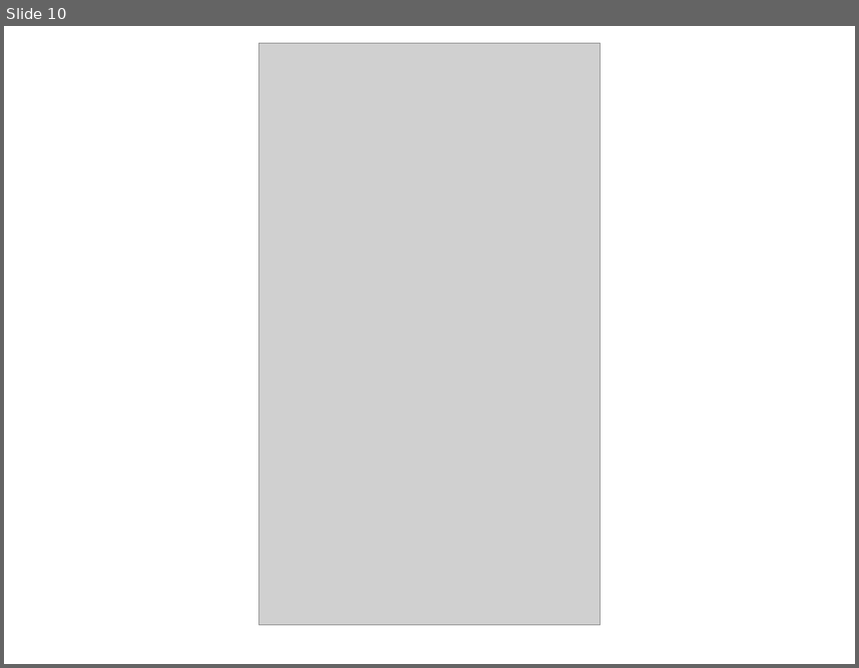
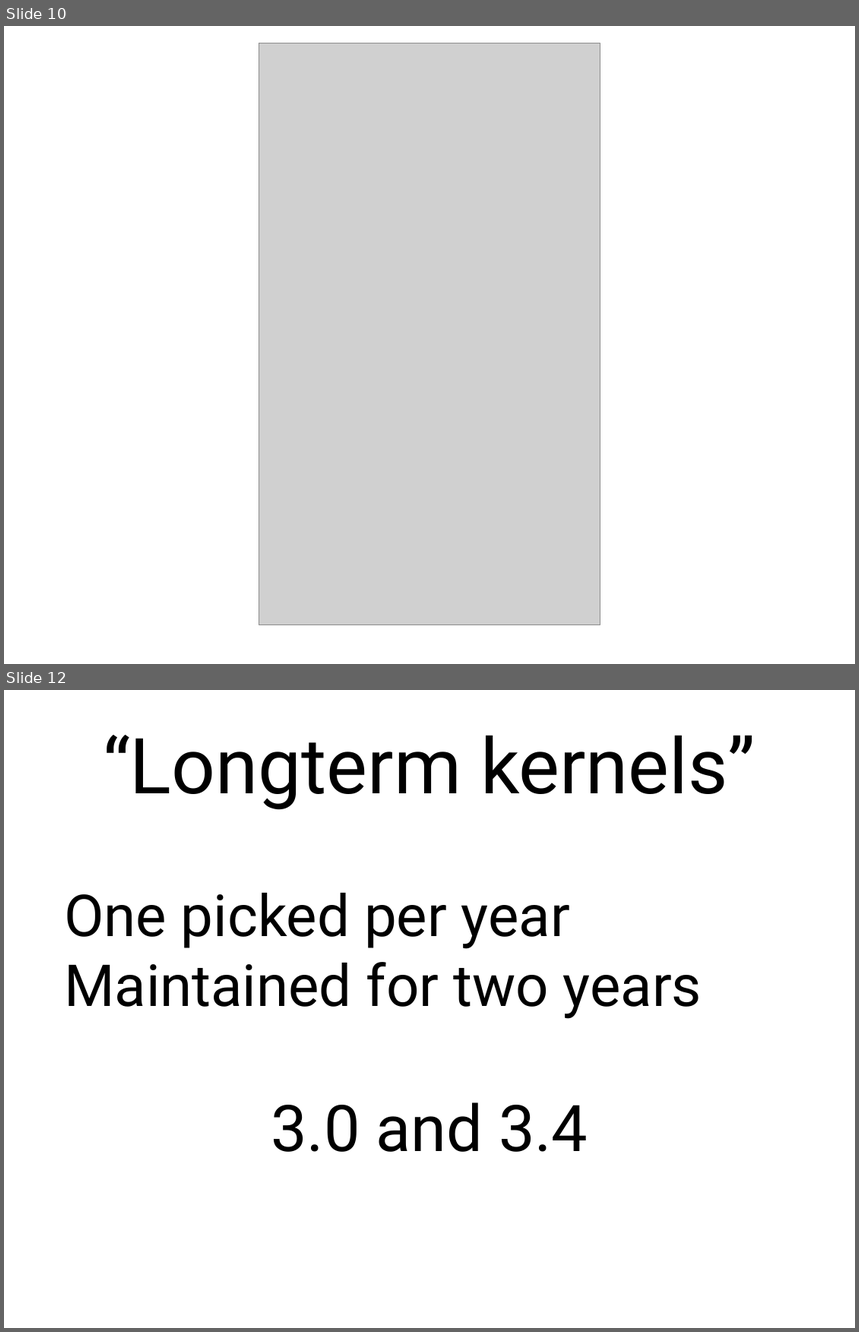
Before and after one commit to gregkh/kernel-development, a slide deck: kernel-development.odp. Shown one above the other, each under a label of ours: slide 10 before the commit, slides 10 and 12 after it; the slides between them are not shown. The pictures are 859x668 and 859x1332 pixels, drawn with LibreOffice and Linux fonts; fonts in the diff are those of the drawing; grey boxes stand for pictures. Boxes give left, top, right and bottom in pixels: in the first picture for what was removed or moved away, otherwise in the second. Text is boxed around its words. In the diff, an @@ line names an element or a change of style, - is before the commit and + after.

```diff
--- a/kernel-development.odp
+++ b/kernel-development.odp
@@ slide 12 added at box(4, 690, 855, 1328), background #FFFFFF @@
@@ text added at box(64, 735, 756, 1152), 54 pt, text #000000 @@
+“Longterm kernels”
+One picked per year
+Maintained for two years
+3.0 and 3.4
```
Also in this commit, not shown: 11 slides changed, 19 other slides added, 3 other files.
